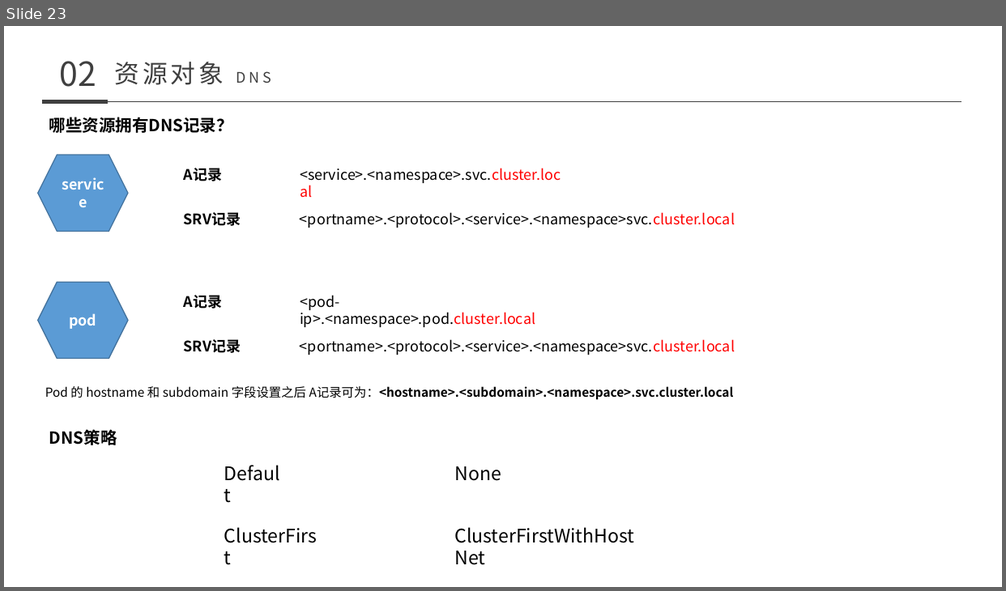
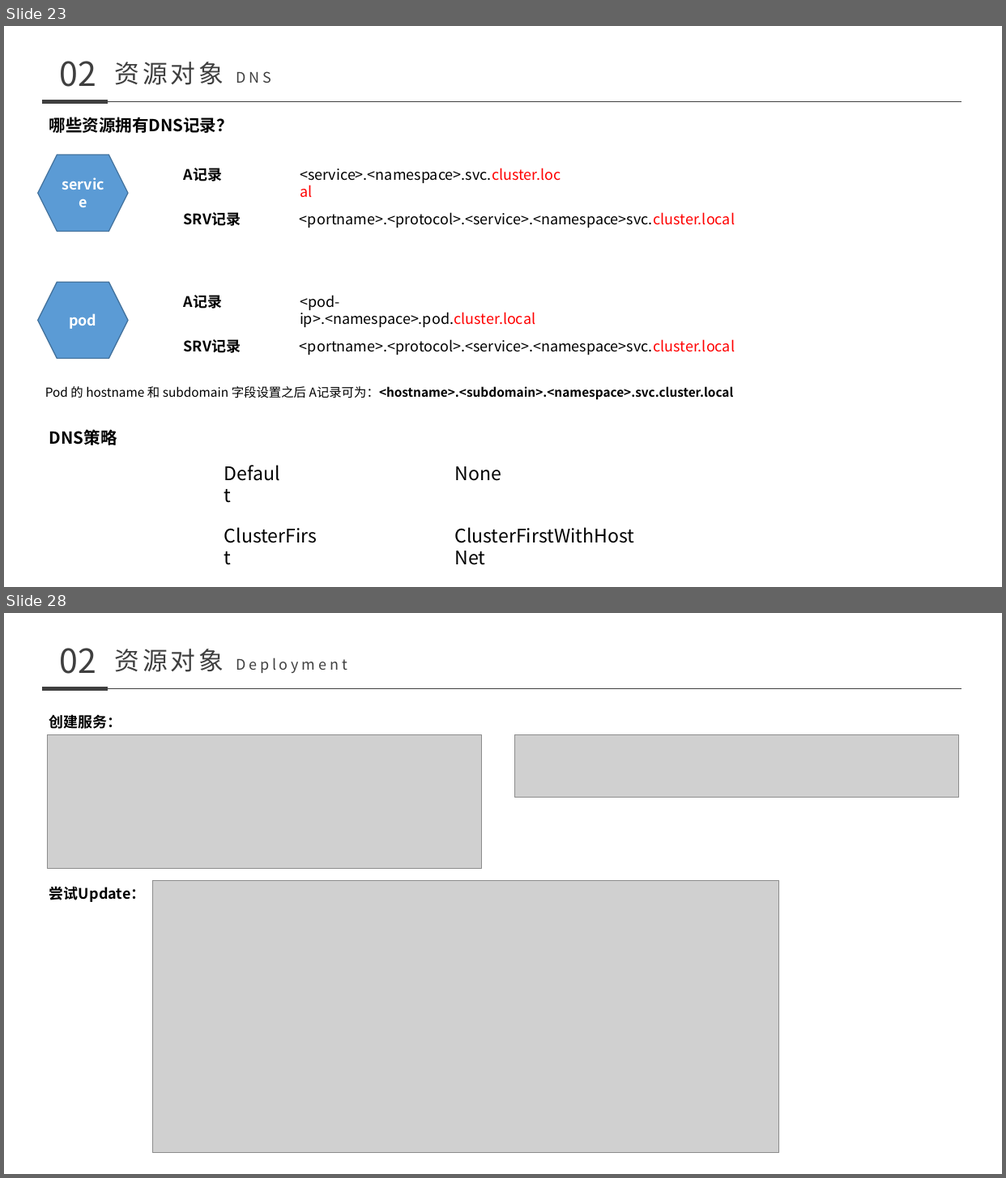
Before and after one commit to nutionMedivn/Kubernetes-training-camp, a slide deck: 基础/008-011 kubernetes.pptx. Shown one above the other, each under a label of ours: slide 23 before the commit, slides 23 and 28 after it; the slides between them are not shown. The pictures are 1006x591 and 1006x1178 pixels, drawn with LibreOffice and Linux fonts; fonts in the diff are those of the drawing; grey boxes stand for pictures. Boxes give left, top, right and bottom in pixels: in the first picture for what was removed or moved away, otherwise in the second. Text is boxed around its words. In the diff, an @@ line names an element or a change of style, - is before the commit and + after.

```diff
--- a/基础/008-011 kubernetes.pptx
+++ b/基础/008-011 kubernetes.pptx
@@ slide 28 added at bbox=[4, 613, 1002, 1174], background #FFFFFF @@
@@ text added at bbox=[60, 648, 97, 674], 32 pt, text #3F3F3F @@
+02
@@ text added at bbox=[115, 649, 224, 672], 14 pt, text #3F3F3F @@
+资源对象 Deployment
@@ line added from (42, 688) to (108, 688), #3F3F3F 4.5 pt @@
@@ line added from (108, 688) to (961, 688), #3F3F3F 0.5 pt @@
@@ text added at bbox=[49, 714, 122, 729], 14 pt, text #000000, bold @@
+创建服务：
@@ picture added at bbox=[48, 735, 482, 868] @@
@@ picture added at bbox=[515, 735, 959, 798] @@
@@ text added at bbox=[49, 886, 146, 902], 14 pt, text #000000, bold @@
+尝试Update：
@@ picture added at bbox=[152, 880, 778, 1152] @@
```
Also in this commit, not shown: 1 slide changed, 42 other slides added, 9 other files.
